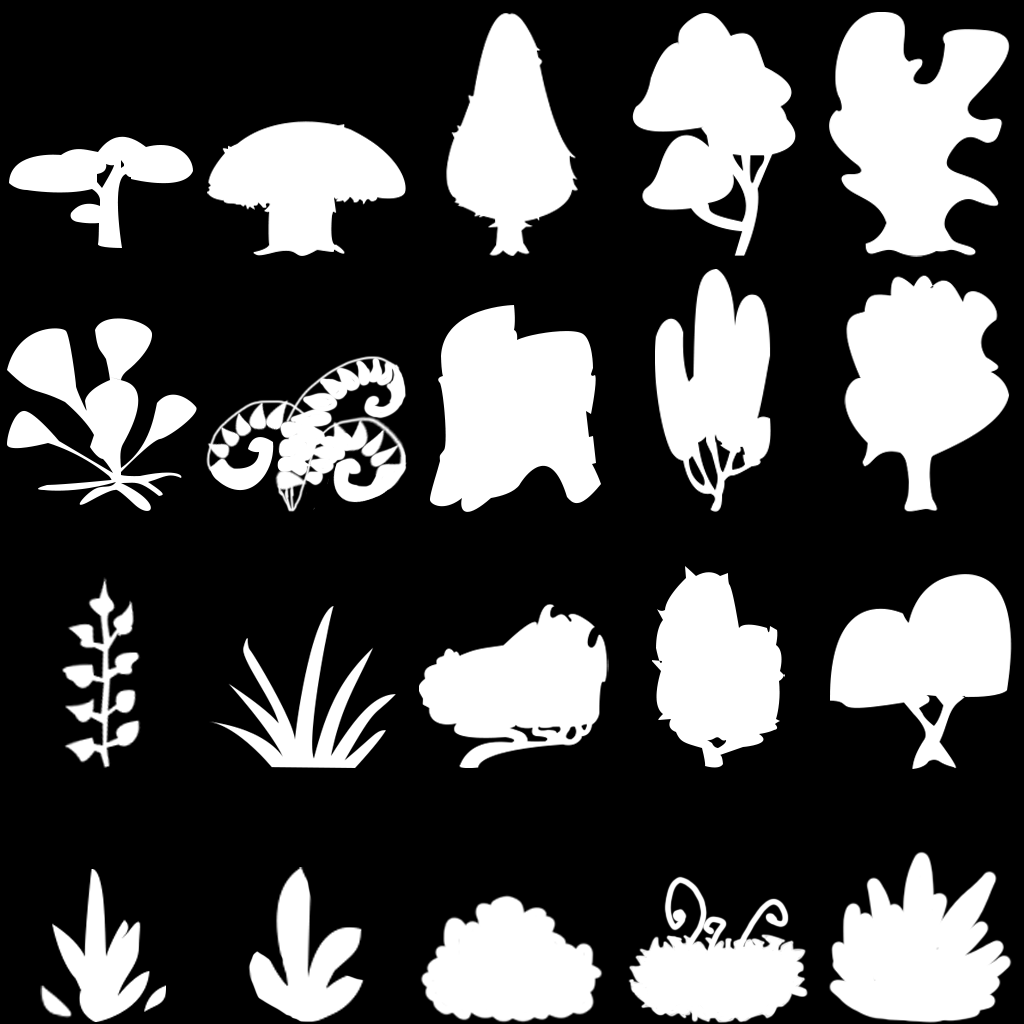
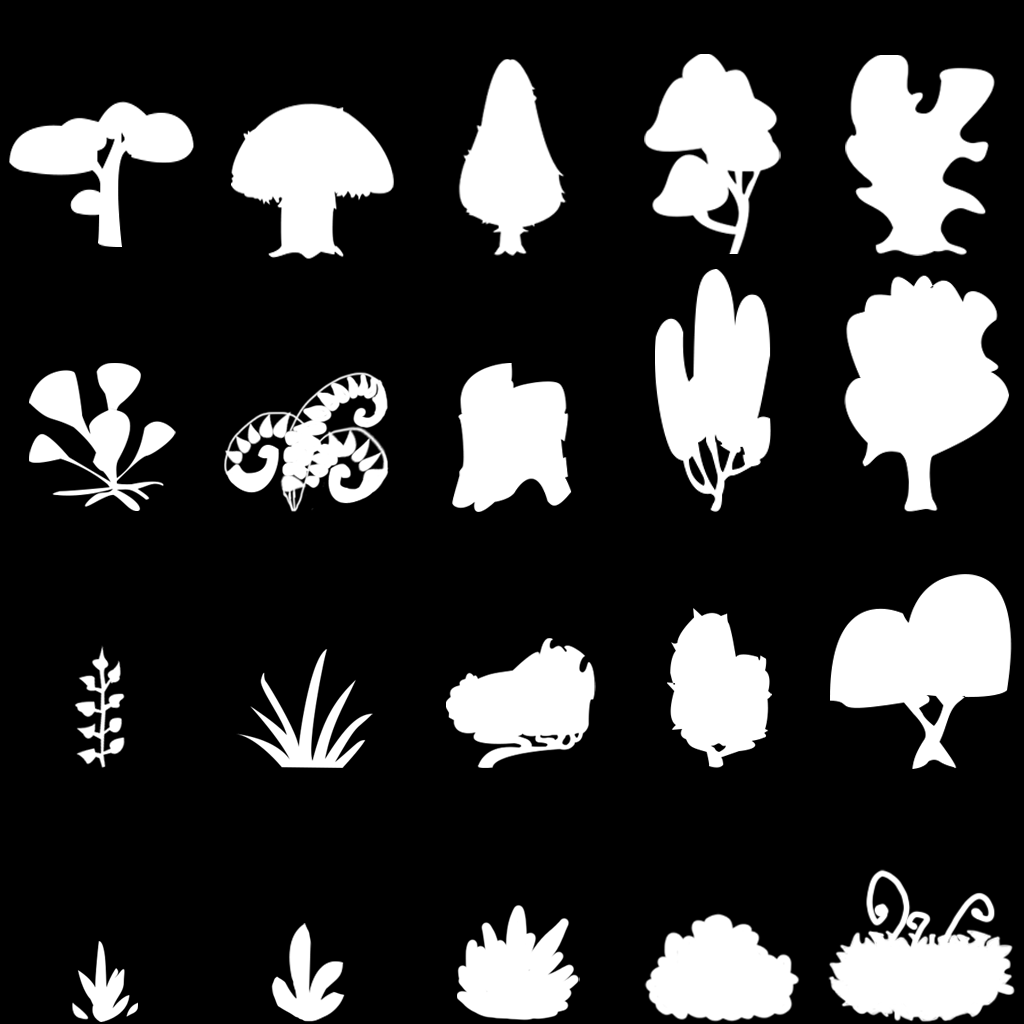
Comparing the layer stacks of the two 1024px x 1024px images. Changes:
painted on "图层 6" over [9, 12, 1010, 259]
painted on "图层 12" over [7, 305, 601, 512]
painted on "图层 13" over [61, 566, 785, 768]
painted on "图层 14" over [628, 869, 1015, 1023]
painted on "图层 16" over [248, 867, 365, 1023]
painted on "图层 15" over [420, 894, 800, 1023]
painted on "图层 17" over [40, 869, 166, 1022]
painted on "图层 18" over [457, 851, 1012, 1023]
